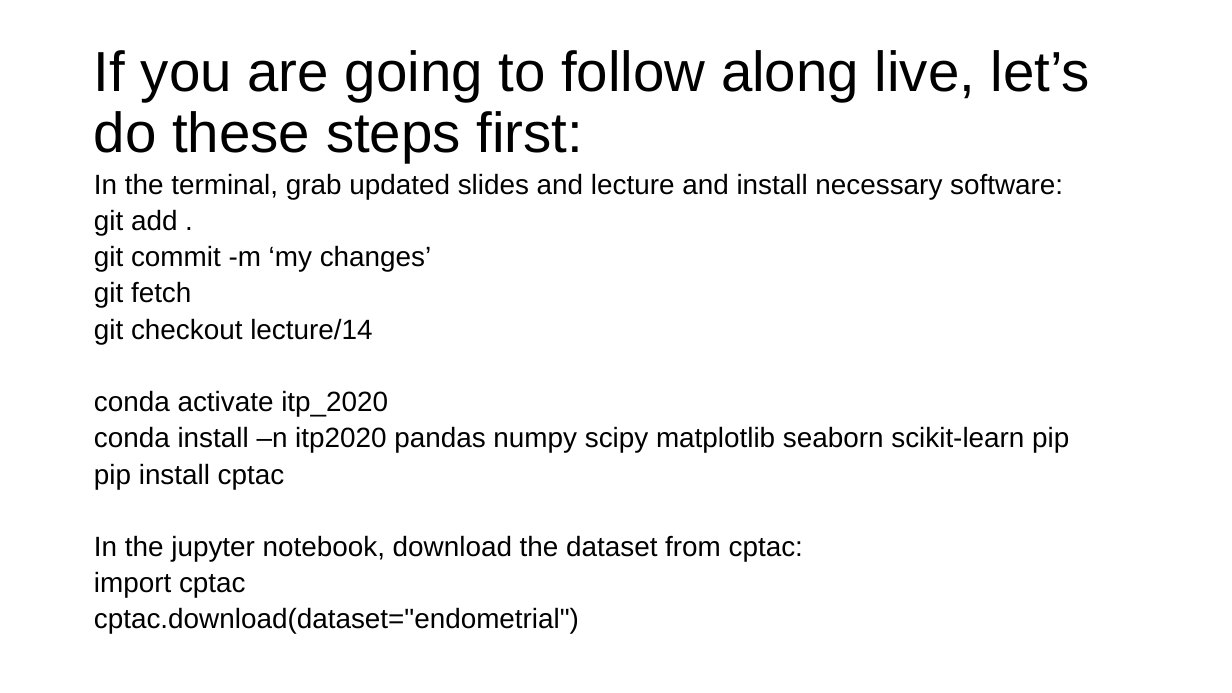
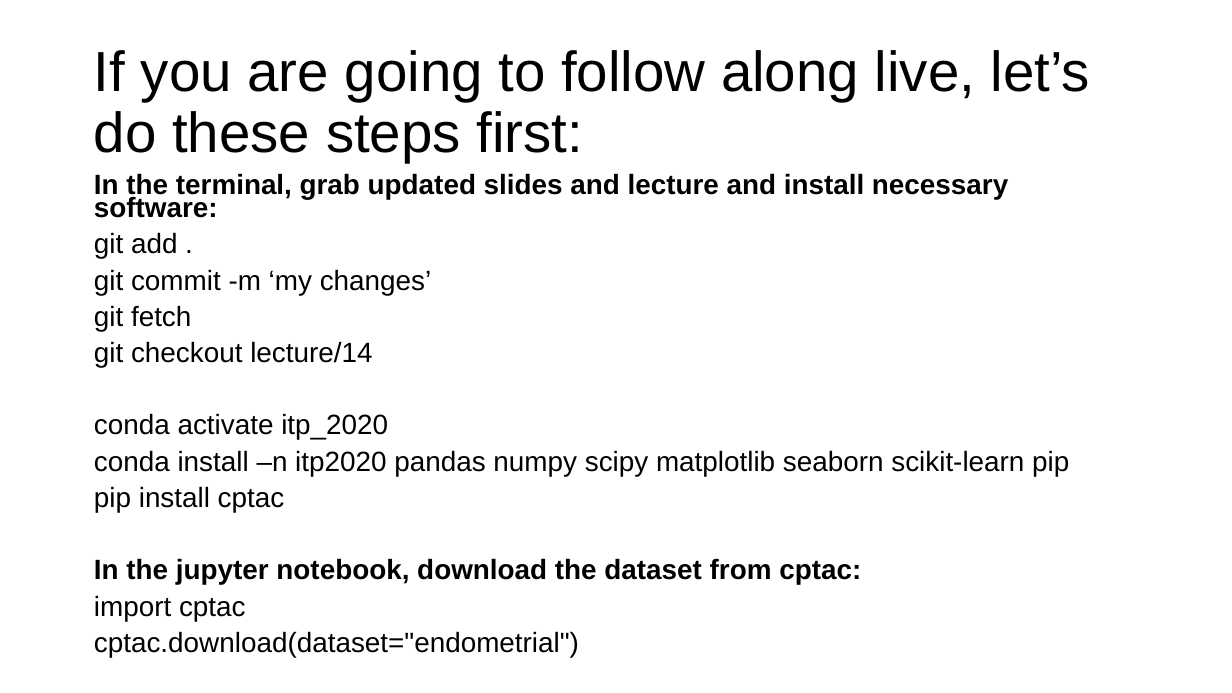
Before and after one commit to MarkGrivainis/itp_spring_2020, a slide deck: slide 2 of lecture_15/machine_learning_slides.pptx. Drawn at 1232x693 pixels with LibreOffice and Linux fonts; fonts in the diff are those of the drawing. Boxes give left, top, right and bottom in pixels: in the first picture for what was removed or moved away, otherwise in the second. Text is boxed around its words. In the diff, an @@ line names an element or a change of style, - is before the commit and + after.

```diff
--- a/lecture_15/machine_learning_slides.pptx
+++ b/lecture_15/machine_learning_slides.pptx
@@ text at [94,173,1008,585]: bold on in "In the terminal, grab updated slides and ...", "In the jupyter notebook, download the dataset ..." @@
```
Also in this commit, not shown: 1 other file.
